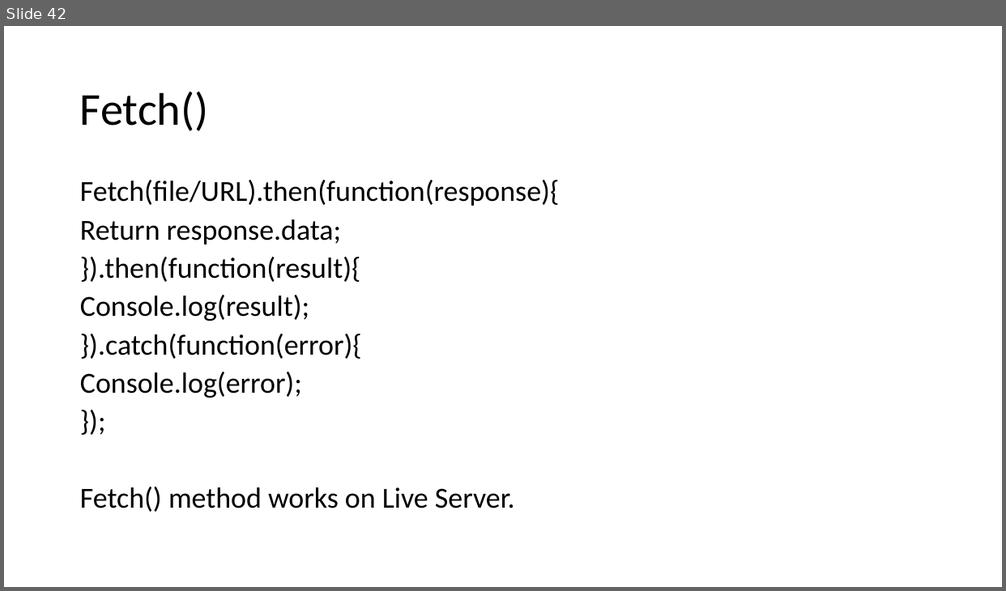
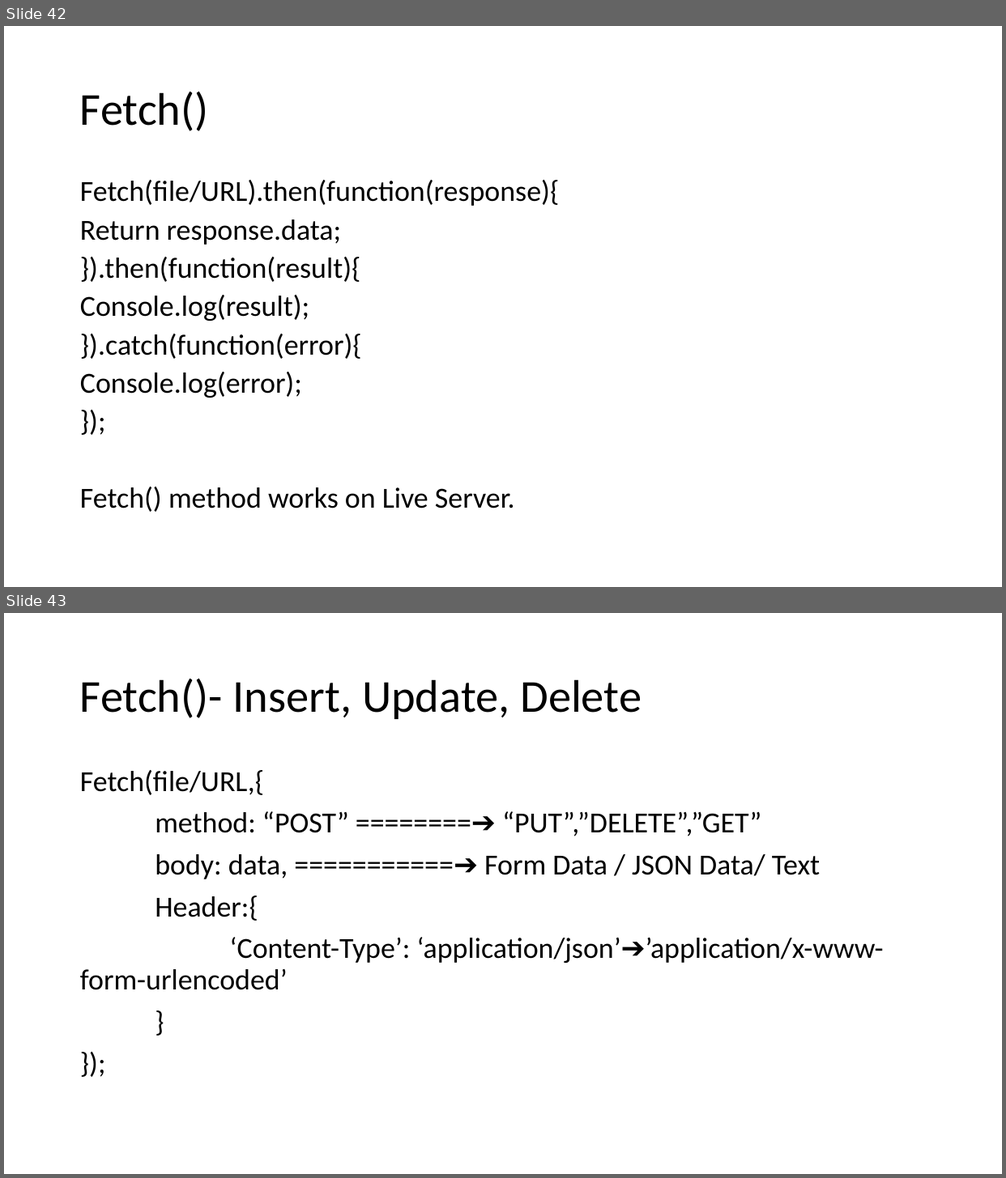
Before and after one commit to PiyushChaturvedii/Batch04, a slide deck: AdvanceJavaScript.pptx. Shown one above the other, each under a label of ours: slide 42 before the commit, slides 42 and 43 after it. The pictures are 1006x591 and 1006x1178 pixels, drawn with LibreOffice and Linux fonts; fonts in the diff are those of the drawing. Boxes give left, top, right and bottom in pixels: in the first picture for what was removed or moved away, otherwise in the second. Text is boxed around its words. In the diff, an @@ line names an element or a change of style, - is before the commit and + after.

```diff
--- a/AdvanceJavaScript.pptx
+++ b/AdvanceJavaScript.pptx
@@ slide 43 added at box(4, 613, 1002, 1174), background #FFFFFF @@
@@ title added at box(80, 679, 641, 719), 44 pt, text #000000 @@
+Fetch()- Insert, Update, Delete
@@ text added at box(80, 770, 884, 990), 28 pt, text #000000 @@
+Fetch(file/URL,{
+method: “POST” ========➔ “PUT”,”DELETE”,”GET”
+body: data, ===========➔ Form Data / JSON Data/ Text
+Header:{
+‘Content-Type’: ‘application/json’➔’application/x-www-form-urlencoded’
+}
+});
```
Also in this commit, not shown: 1 slide changed, 7 other files.
